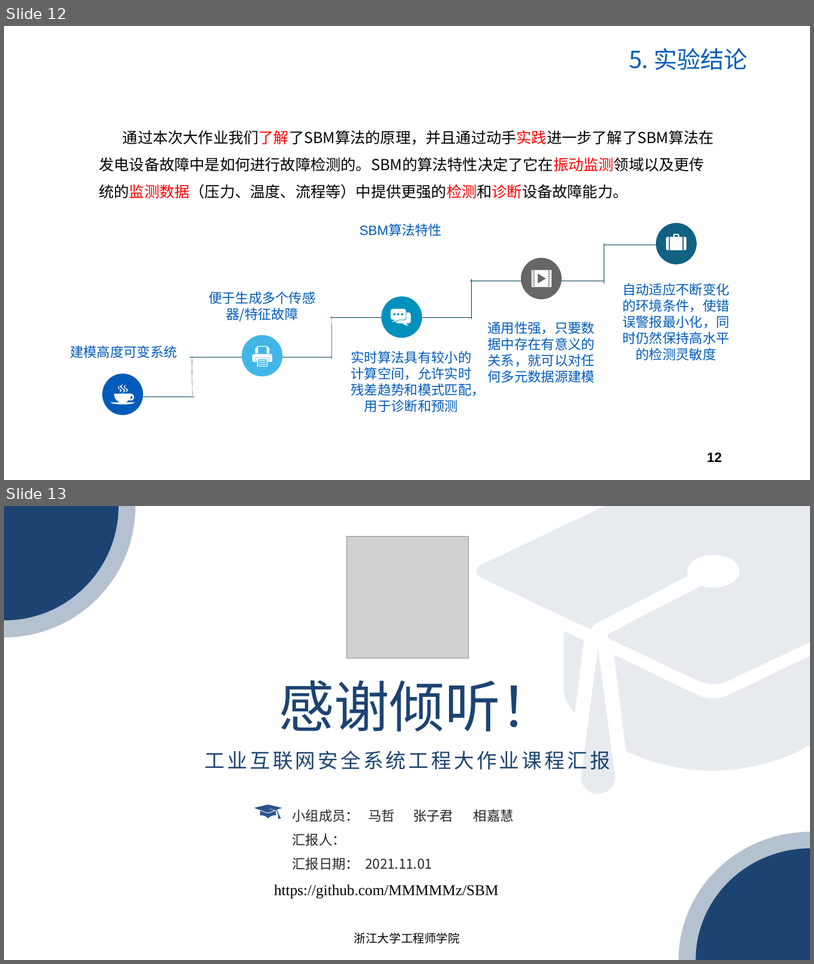
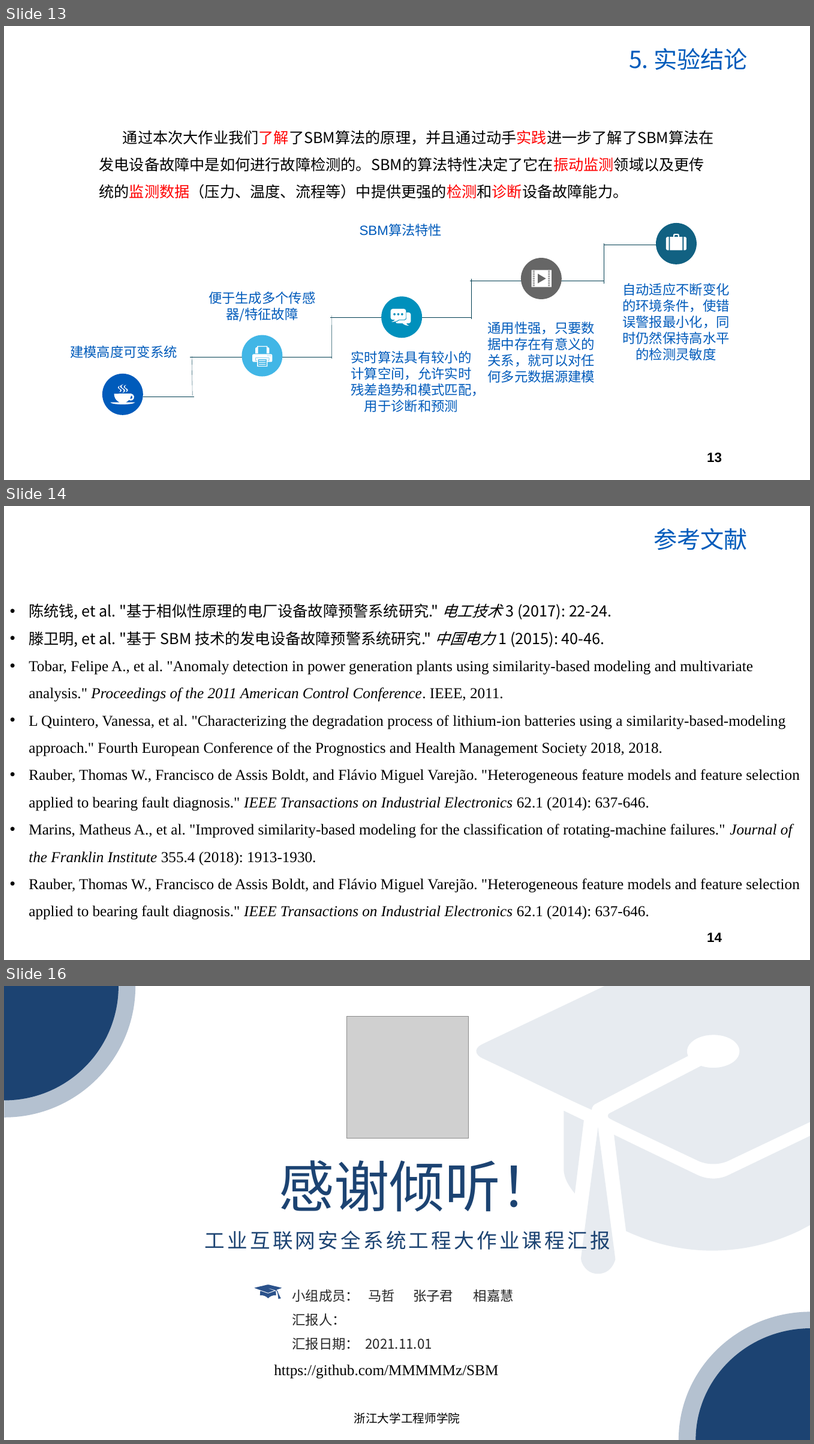
Before and after one commit to MMMMMz/SBM, a slide deck: SBM大作业汇报.pptx. Shown one above the other, each under a label of ours: slides 12 and 13 before the commit, slides 13, 14 and 16 after it; the slides between them are not shown. The pictures are 814x964 and 814x1444 pixels, drawn with LibreOffice and Linux fonts; fonts in the diff are those of the drawing; grey boxes stand for pictures; background and template pictures are left out. Boxes give left, top, right and bottom in pixels: in the first picture for what was removed or moved away, otherwise in the second. Text is boxed around its words. In the diff, an @@ line names an element or a change of style, - is before the commit and + after.

```diff
--- a/SBM大作业汇报.pptx
+++ b/SBM大作业汇报.pptx
@@ slide 14 added at (x1=4, y1=506, x2=810, y2=960), background #FFFFFF; not listed: 1 template element that a slide beside it also shows @@
@@ text added at (x1=654, y1=528, x2=749, y2=550), 28 pt, text #005BBB @@
+参考文献
@@ text added at (x1=29, y1=603, x2=800, y2=919), 18 pt, text #000000 @@
+• 陈统钱, et al. "基于相似性原理的电厂设备故障预警系统研究." 电工技术 3 (2017): 22-24.
+• 滕卫明, et al. "基于 SBM 技术的发电设备故障预警系统研究." 中国电力 1 (2015): 40-46.
+• Tobar, Felipe A., et al. "Anomaly detection in power generation plants using similarity-based modeling and multivariate analysis." Proceedings of the 2011 American Control Conference. IEEE, 2011.
+• L Quintero, Vanessa, et al. "Characterizing the degradation process of lithium-ion batteries using a similarity-based-modeling approach." Fourth European Conference of the Prognostics and Health Management Society 2018, 2018.
+• Rauber, Thomas W., Francisco de Assis Boldt, and Flávio Miguel Varejão. "Heterogeneous feature models and feature selection applied to bearing fault diagnosis." IEEE Transactions on Industrial Electronics 62.1 (2014): 637-646.
+• Marins, Matheus A., et al. "Improved similarity-based modeling for the classification of rotating-machine failures." Journal of the Franklin Institute 355.4 (2018): 1913-1930.
+• Rauber, Thomas W., Francisco de Assis Boldt, and Flávio Miguel Varejão. "Heterogeneous feature models and feature selection applied to bearing fault diagnosis." IEEE Transactions on Industrial Electronics 62.1 (2014): 637-646.
@@ what was slide 12 is now slide 13 @@
@@ page number at (x1=707, y1=452, x2=722, y2=462): text changed @@
-12
+13
@@ what was slide 13 is now slide 16 @@
```
Also in this commit, not shown: 6 slides changed, 2 other slides added, 3 other files.
